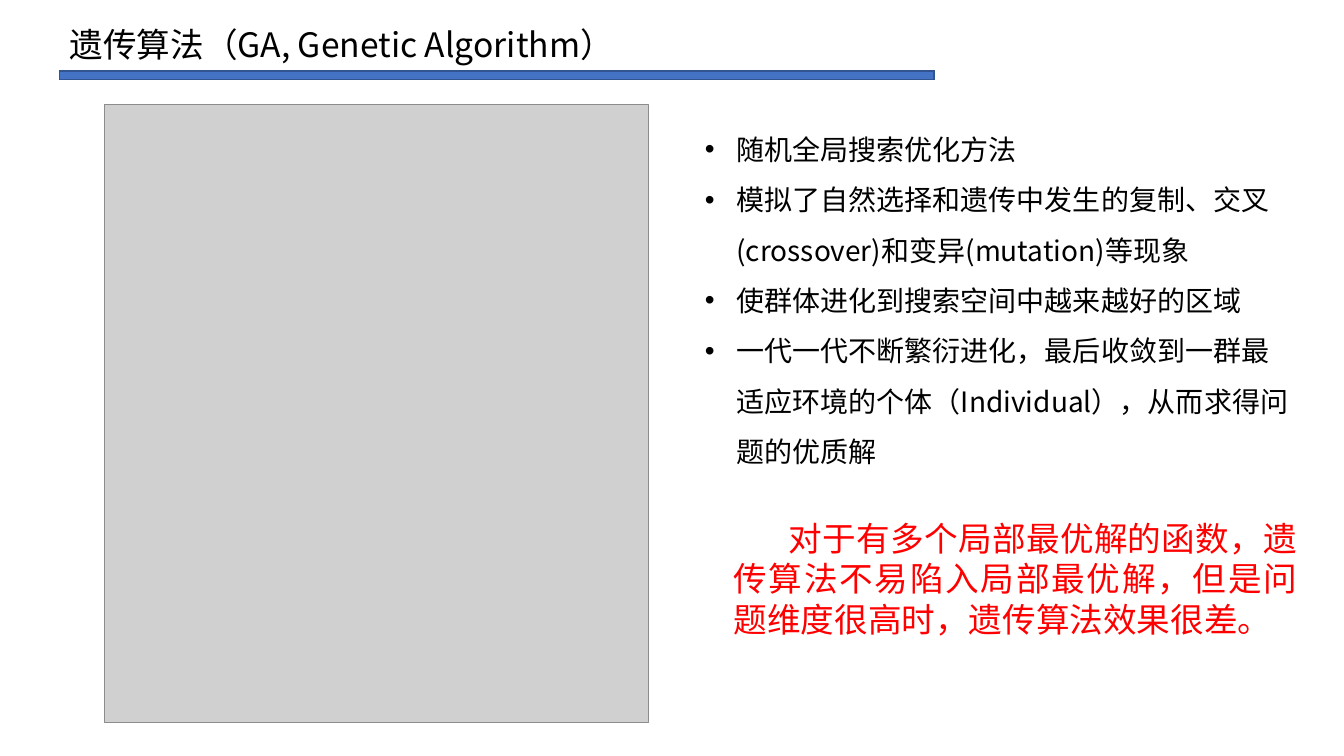
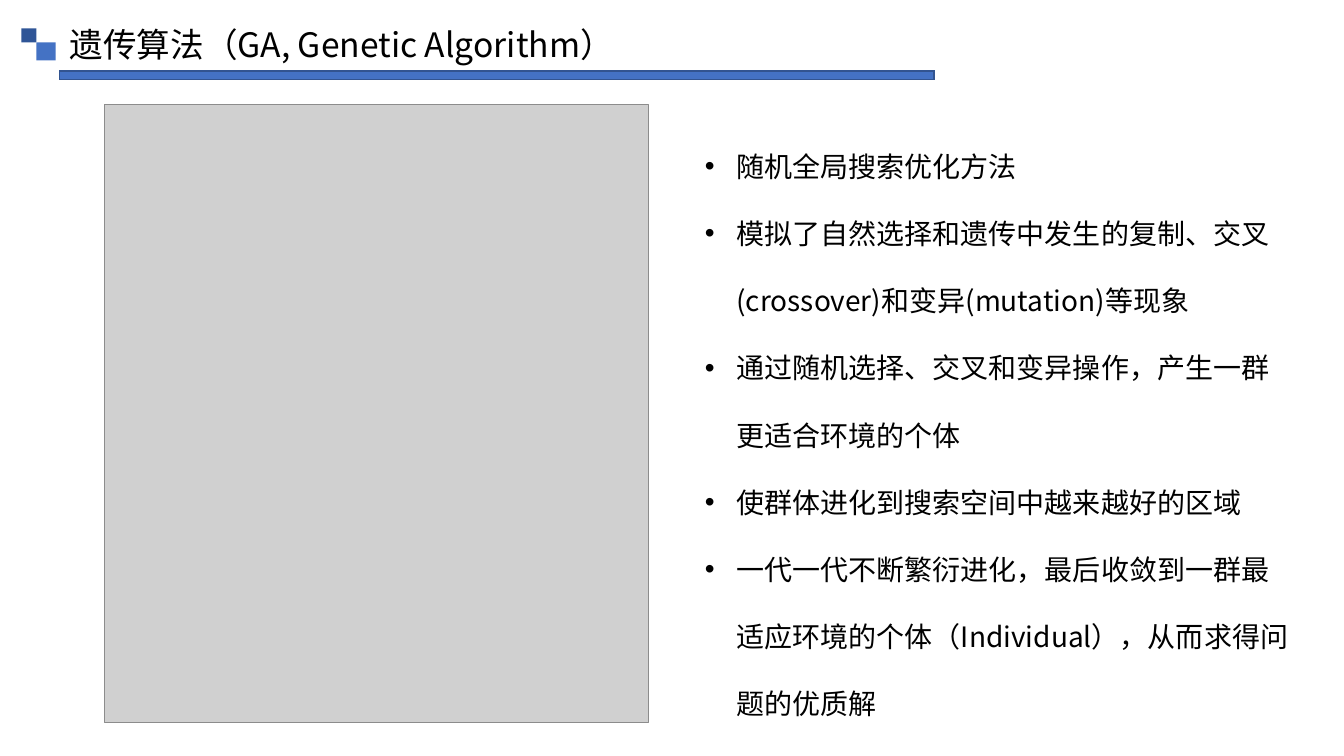
Before and after one commit to ezrealcong/AI_experiment, a slide deck: slide 4 of 演示PPT.pptx. Drawn at 1344x756 pixels with LibreOffice and Linux fonts; fonts in the diff are those of the drawing; grey boxes stand for pictures; background and template pictures are left out. Boxes give left, top, right and bottom in pixels: in the first picture for what was removed or moved away, otherwise in the second. Text is boxed around its words. In the diff, an @@ line names an element or a change of style, - is before the commit and + after.

```diff
--- a/演示PPT.pptx
+++ b/演示PPT.pptx
@@ rectangle added at box(21, 28, 36, 42), fill #2F5597 @@
@@ rectangle added at box(36, 42, 55, 60), fill #4472C4 @@
@@ text at box(736, 153, 1288, 717): line spacing 1.5 to 2 @@
@@ text at box(736, 354, 1269, 449): paragraph added @@
+• 通过随机选择、交叉和变异操作，产生一群更适合环境的个体
@@ text removed at box(734, 522, 1297, 636) @@
-对于有多个局部最优解的函数，遗传算法不易陷入局部最优解，但是问题维度很高时，遗传算法效果很差。
```
Also in this commit, not shown: 4 other slides changed, 6 slides added, 2 slides removed.
